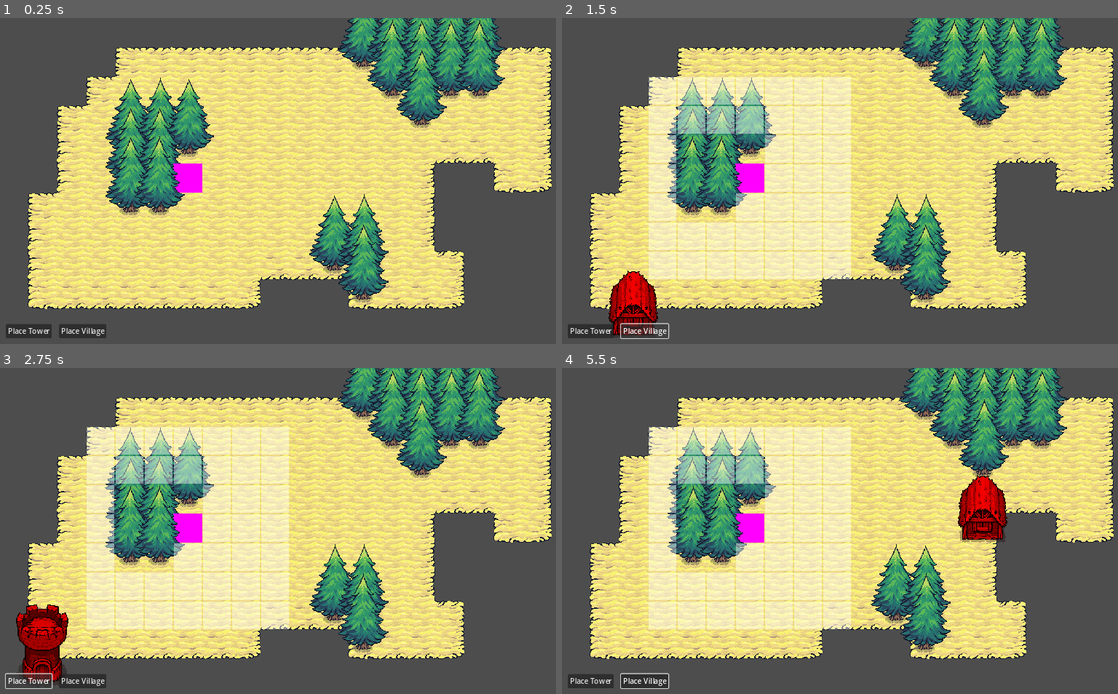
Above: before the commit, frames 1-4 (two rows, left to right).
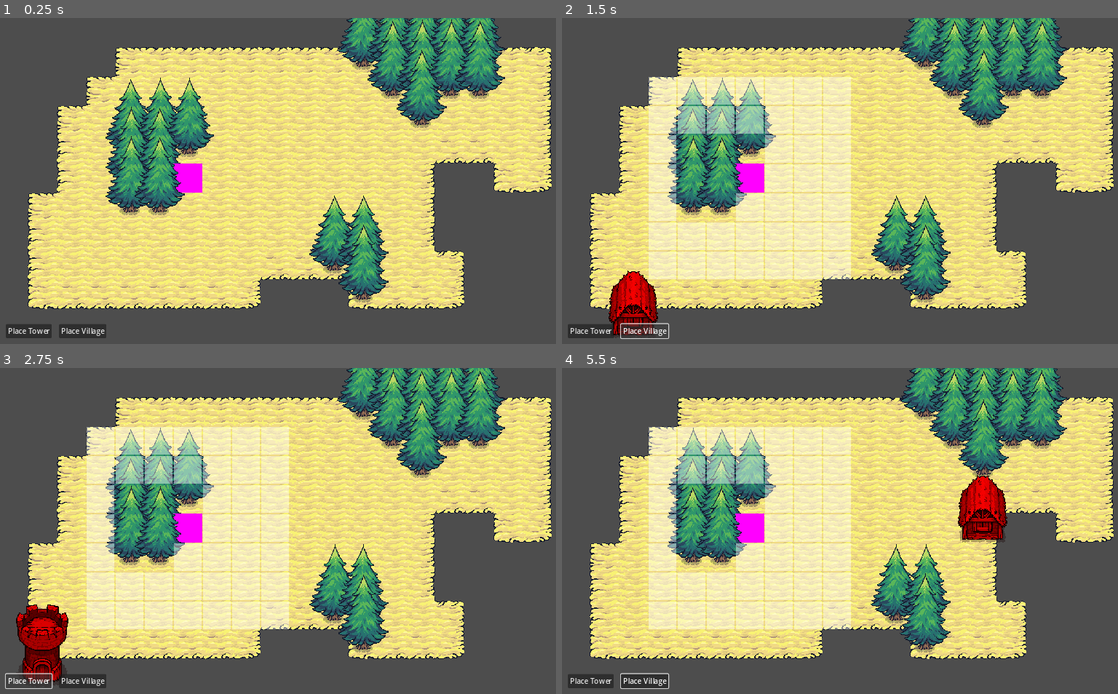
Above: after the commit, the same moments.

Repository: tiannahenrylewis/GodotGridCrashCourse
Game: Godot game, scene res://scenes/main.tscn
The game is run twice, just before and just after one commit, with the same random seed, the same clock (stepped at 60 frames per second) and the same inputs.
Inputs (mouse positions are in pixels of both pictures, inside the frame that each line leads up to):
- Up to frame 1 (0.25 s): no input
- Up to frame 2 (1.5 s): click "Place Tower" at 0.5 s; click "Place Village" at 1.25 s
- Up to frame 3 (2.75 s): click "Place Tower" at 2 s
- Up to frame 4 (5.5 s): click "Place Village" at 2.75 s; click "Place Tower" at 3.5 s; click "Place Village" at 4.25 s; move the mouse to (979, 514) at 5.02 s; press the mouse at (979, 514) at 5.03 s

The runs differ from the first frame. In frame 1, 2.6% of the frame differs, in the area x 18-91%, y 0-82%; in frame 2, 2.9%; in frame 3, 3.4%; in frame 4, 3.8%, in the area x 18-91%, y 0-86%.

Commit message:
Cancel Building Placement

Diff:
--- a/godot-grid-crash-course/project.godot
+++ b/godot-grid-crash-course/project.godot
@@ -34,6 +34,12 @@
 "events": [Object(InputEventMouseButton,"resource_local_to_scene":false,"resource_name":"","device":-1,"window_id":0,"a …(259 unchanged characters)…
 ]
 }
+cancel={
+"deadzone": 0.5,
+"events": [Object(InputEventKey,"resource_local_to_scene":false,"resource_name":"","device":-1,"window_id":0,"alt_pressed":false,"shift_pressed":false,"ctrl_pressed":false,"meta_pressed":false,"pressed":false,"keycode":0,"physical_keycode":4194305,"key_label":0,"unicode":0,"location":0,"echo":false,"script":null)
+, Object(InputEventMouseButton,"resource_local_to_scene":false,"resource_name":"","device":-1,"window_id":0,"alt_pressed":false,"shift_pressed":false,"ctrl_pressed":false,"meta_pressed":false,"button_mask":2,"position":Vector2(666, 44),"global_position":Vector2(685, 135),"factor":1.0,"button_index":2,"canceled":false,"pressed":true,"double_click":false,"script":null)
+]
+}
 
 [rendering]
 
--- a/godot-grid-crash-course/scenes/manager/building_manager.gd
+++ b/godot-grid-crash-course/scenes/manager/building_manager.gd
@@ -4,6 +4,9 @@
 @export var grid_manager: Node
 @export var y_sort_root: Node2D
 @export var building_ghost_scene: PackedScene
+
+const ACTION_LEFT_CLICK: StringName = "left_click"
+const ACTION_CANCEL: StringName = "cancel"
 
 var current_resource_count: int
 var starting_resource_count: int = 4
@@ -33,6 +36,18 @@
 		_update_grid_display()
 
 
+func _unhandled_input(event: InputEvent) -> void:
+	if event.is_action_pressed(ACTION_CANCEL):
+		clear_building_ghost()
+	elif (hasValue(hovered_grid_cell) &&
+	to_place_building_resource != null &&
+	event.is_action_pressed(ACTION_LEFT_CLICK) &&
+	_is_building_placeable_at_tile(hovered_grid_cell)
+	):
+		# place building
+		place_building_at_hovered_cell_position()
+
+
 func _update_grid_display():
 	if hovered_grid_cell == null:
 		return
@@ -49,16 +64,6 @@
 		building_ghost.set_invalid()
 
 
-func _unhandled_input(event: InputEvent) -> void:
-	if (hasValue(hovered_grid_cell) &&
-	to_place_building_resource != null &&
-	event.is_action_pressed("left_click") &&
-	_is_building_placeable_at_tile(hovered_grid_cell)
-	):
-		# place building
-		place_building_at_hovered_cell_position()
-
-
 func place_building_at_hovered_cell_position():
 	if !hasValue(hovered_grid_cell):
 		return
@@ -67,13 +72,18 @@
 	y_sort_root.add_child(building)
 
 	building.global_position = hovered_grid_cell * 64
+	currently_used_resource_count += to_place_building_resource.resource_cost
+	clear_building_ghost()
 
+
+func clear_building_ghost():
 	# reset the hover state and clear the tilemap to remove highlight cell after placing a building
 	hovered_grid_cell = null_cell_value
 	grid_manager.clear_highlighted_tiles()
 
-	currently_used_resource_count += to_place_building_resource.resource_cost
-	building_ghost.queue_free()
+	if is_instance_valid(building_ghost):
+		building_ghost.queue_free()
+
 	# ensures the reference is null as soon as the node has been queued up for deletion
 	building_ghost = null
 
